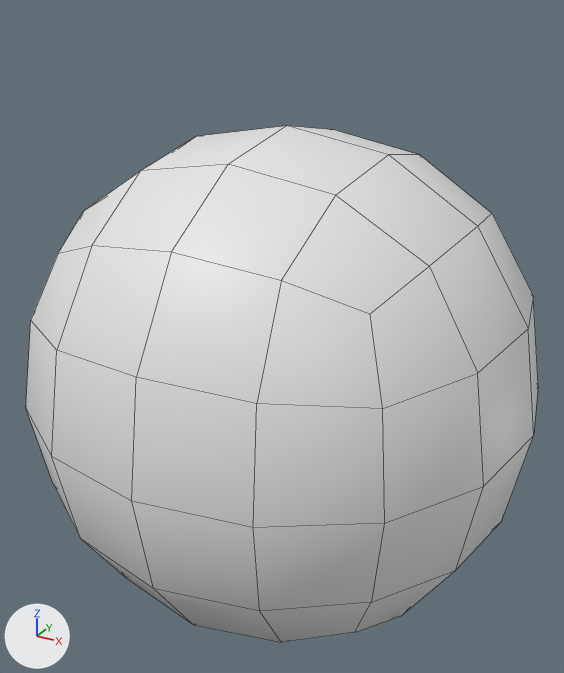
The FBX model Assets/Assets/3D/Rubbishs/Medium Rubbish/EnergyBall_mod.fbx, before and after one commit.
The view is the same before and after, from a camera (50 mm lens) standing at (0.578, -1.066, 0.603) and looking at (-0.008, -0.001, 0.071). The lights are fixed; the arrows at lower left show +X, +Y and +Z. Mesh edges are drawn as thin lines. Where no turn or scale is listed for an object, it has been applied to the vertices.

The first picture shows 'Energy_Balll'.
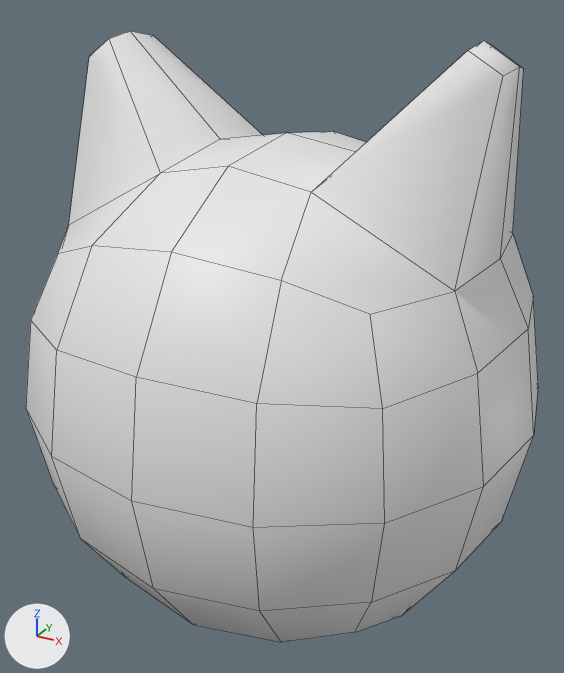
Commit message: [Change] New energy ball 3D model.

Changed parts and their boxes [x1, y1, x2, y2] in the pictures (564 x 673 px; the box of a moved part takes in the faces that stretch with it):
```json
{"object": "Energy_Balll", "change": "reshaped", "before": [26, 126, 538, 642], "after": [26, 31, 538, 642], "on screen": "18% taller"}
{"part": 1, "of": "me_cube", "change": "moved or reshaped", "before": [58, 126, 533, 408], "after": [58, 31, 533, 408]}
```

The change, as JSON lines over the scene's bpy script:
```json
{"block": "me_cube", "where": "# used by ob_energy_balll; location = (0.0, 0.0, 0.0)"}
{"op": "remove", "block": "me_cube", "code": "me_cube.from_pydata(...)  # 98 vertices, 96 faces; spans x -0.42..0.42, y -0.42..0.42, z -0.42..0.42"}
{"op": "add", "block": "me_cube", "code": "me_cube.from_pydata(...)  # 110 vertices, 108 faces; spans x -0.42..0.42, y -0.42..0.42, z -0.42..0.548"}
{"block": "me_cube", "change": "me_cube part 1"}
{"block": "me_cube", "change": "8 vertices are removed from x -0.286..0.286, y -0.158..0.158, z 0.286..0.364"}
{"block": "me_cube", "change": "24 faces are deleted"}
{"block": "me_cube", "change": "7 vertices move from x -0.305..0.305, y -0.167..0.167, z 0.305..0.42 to x -0.34..0.34, y -0.167..0.167, z 0.262..0.517"}
{"block": "me_cube", "change": "20 vertices are added at x -0.33..0.33, y -0.158..0.158, z 0.259..0.548"}
{"block": "me_cube", "change": "36 new faces join them"}
```
